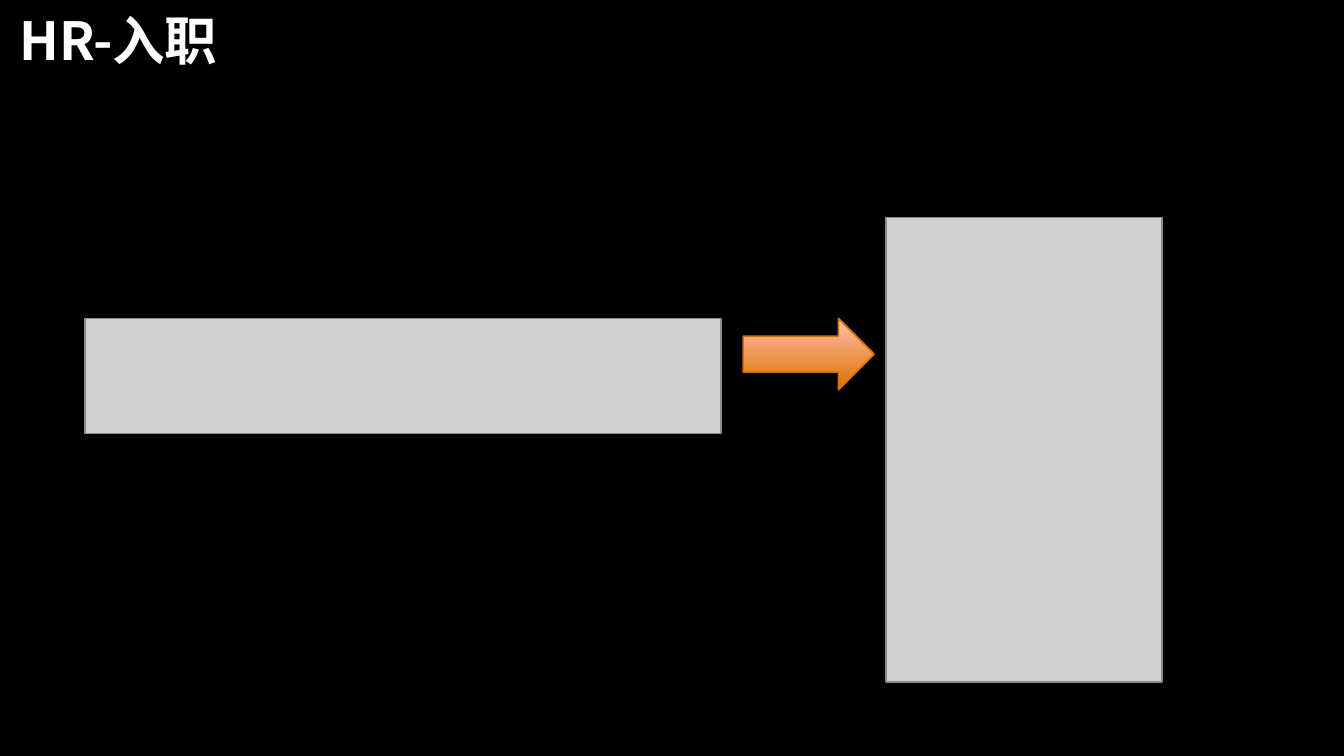
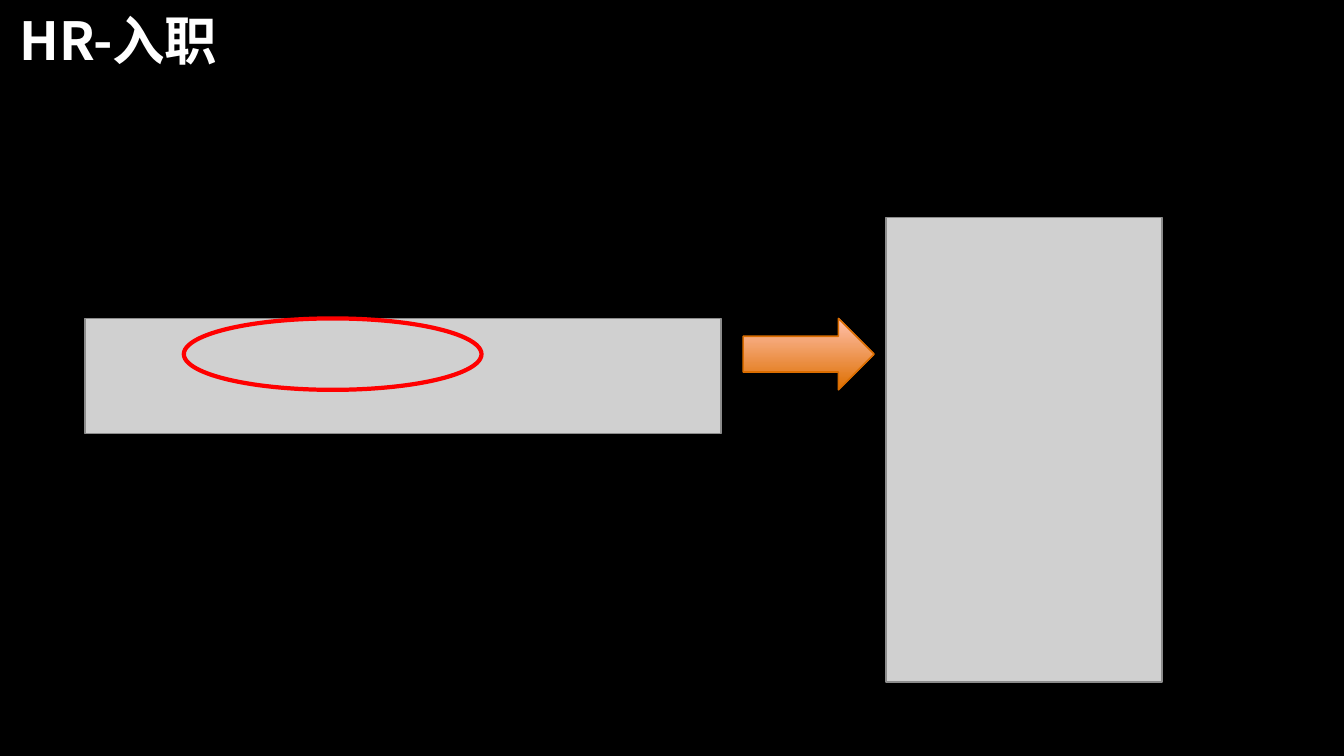
Before and after one commit to dislin/MyProject, a slide deck: slide 20 of Sinopec/Document/你的ERP.pptx. Drawn at 1344x756 pixels with LibreOffice and Linux fonts; fonts in the diff are those of the drawing; grey boxes stand for pictures; background and template pictures are left out. Boxes give left, top, right and bottom in pixels: in the first picture for what was removed or moved away, otherwise in the second. Text is boxed around its words. In the diff, an @@ line names an element or a change of style, - is before the commit and + after.

```diff
--- a/Sinopec/Document/你的ERP.pptx
+++ b/Sinopec/Document/你的ERP.pptx
@@ ellipse added at <box>184,319,482,390</box>, outline #FF0000 2 pt @@
```
Also in this commit, not shown: 4 other slides changed, 6 slides added.
